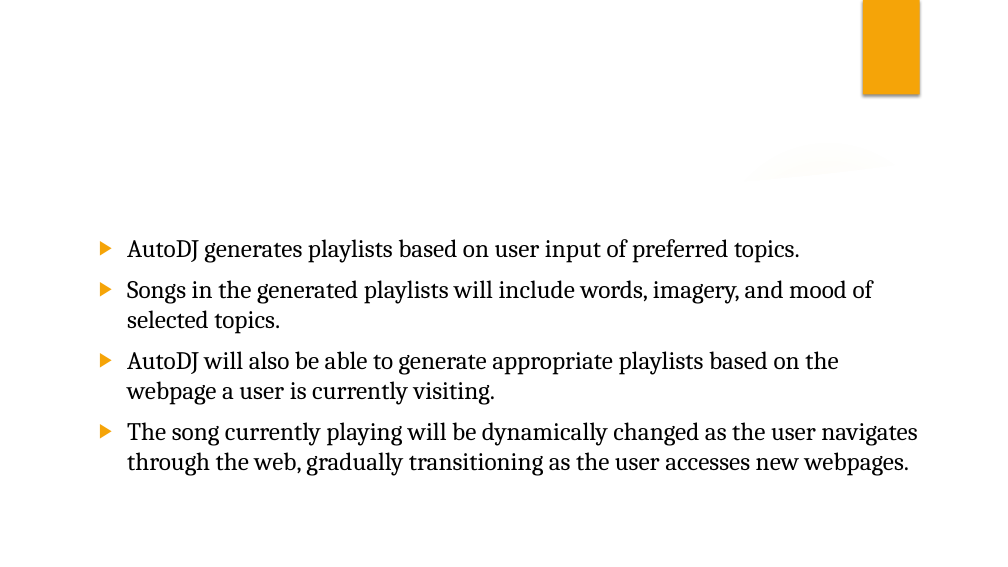
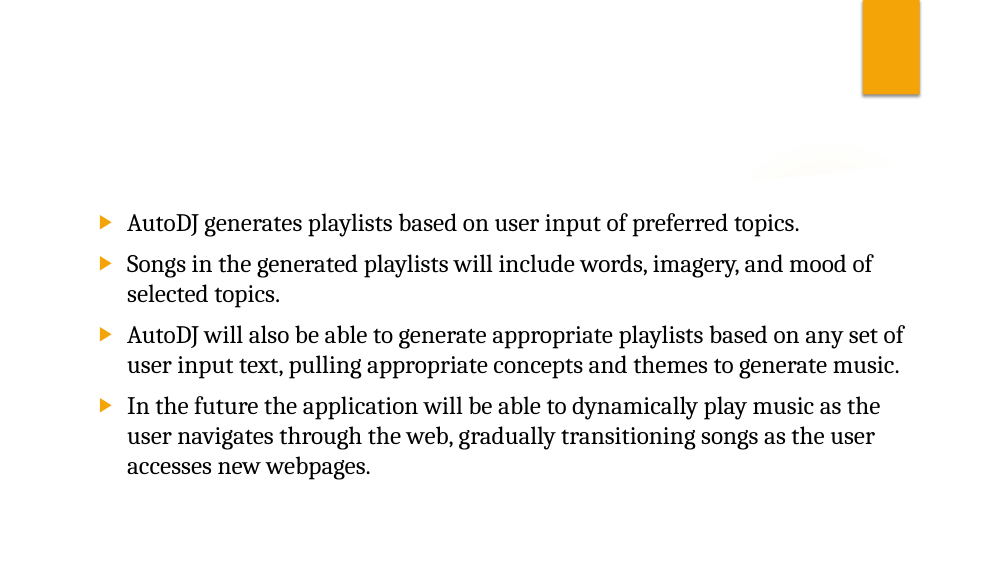
Before and after one commit to ntbova/AutoDJ, a slide deck: slide 3 of AutoDJ Pitch Presentation.pptx. Drawn at 1008x567 pixels with LibreOffice and Linux fonts; fonts in the diff are those of the drawing; background and template pictures are left out. Boxes give left, top, right and bottom in pixels: in the first picture for what was removed or moved away, otherwise in the second. Text is boxed around its words. In the diff, an @@ line names an element or a change of style, - is before the commit and + after.

Commit message:
Changed webpage feature to WIP

```diff
--- a/AutoDJ Pitch Presentation.pptx
+++ b/AutoDJ Pitch Presentation.pptx
@@ text "AutoDJ generates playlists based on ...": place and size @@
-text "AutoDJ generates playlists based on ..." at <box>127,239,917,476</box>
+text "AutoDJ generates playlists based on ..." at <box>127,213,904,480</box>
@@ text at <box>127,325,904,480</box>: text changed @@
-▶ AutoDJ will also be able to generate appropriate playlists based on the webpage a user is currently visiting.
-▶ The song currently playing will be dynamically changed as the user navigates through the web, gradually transitioning as the user accesses new webpages.
+▶ AutoDJ will also be able to generate appropriate playlists based on any set of user input text, pulling appropriate concepts and themes to generate music.
+▶ In the future the application will be able to dynamically play music as the user navigates through the web, gradually transitioning songs as the user accesses new webpages.
```
